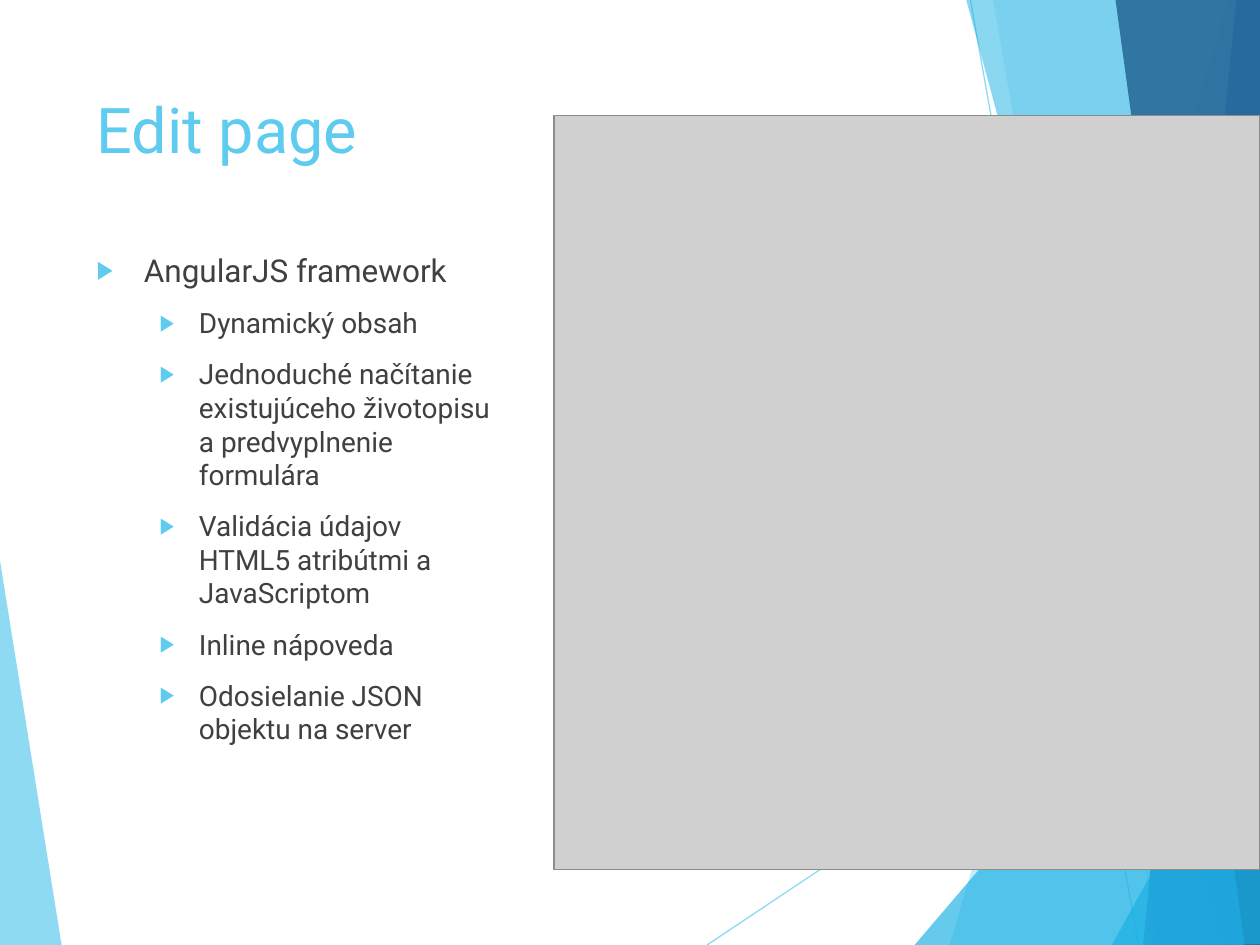
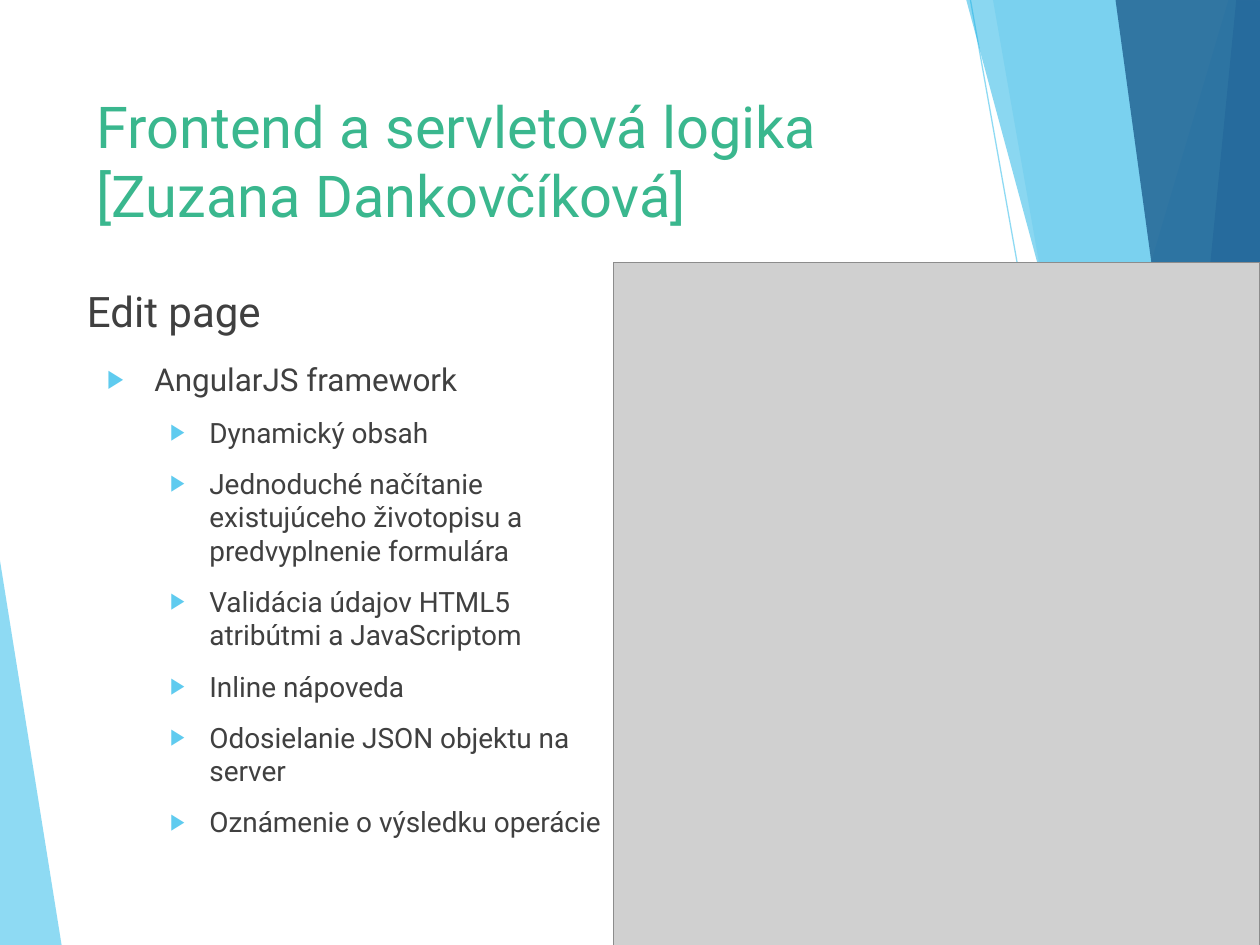
Before and after one commit to Suzii/pb138-cv_generator, a slide deck: slide 8 of defence/obhajoba.pptx (slide 9 before the commit). Drawn at 1260x945 pixels with LibreOffice and Linux fonts; fonts in the diff are those of the drawing; grey boxes stand for pictures. Boxes give left, top, right and bottom in pixels: in the first picture for what was removed or moved away, otherwise in the second. Text is boxed around its words. In the diff, an @@ line names an element or a change of style, - is before the commit and + after.

```diff
--- a/defence/obhajoba.pptx
+++ b/defence/obhajoba.pptx
@@ title added at [97,104,816,226], 33 pt, text #3AB88F @@
+Frontend a servletová logika
+[Zuzana Dankovčíková]
@@ text "Edit page": place and size @@
-text "Edit page" at [97,105,357,166]
+text "Edit page" at [87,295,260,336]
@@ text "Edit page" at [87,295,260,336]: size 36 to 24 pt, text colour #5FCBEF to #404040; more space between paragraphs; vertical alignment top to bottom @@
@@ picture: place and size @@
-picture at [554,116,1260,869]
+picture at [614,262,1260,945]
@@ text "AngularJS framework": place and size @@
-text "AngularJS framework" at [144,258,490,745]
+text "AngularJS framework" at [154,367,601,838]
@@ text at [209,811,601,838]: paragraph added @@
+  ▶ Oznámenie o výsledku operácie
```
Also in this commit, not shown: 8 other slides changed, 2 other files.
